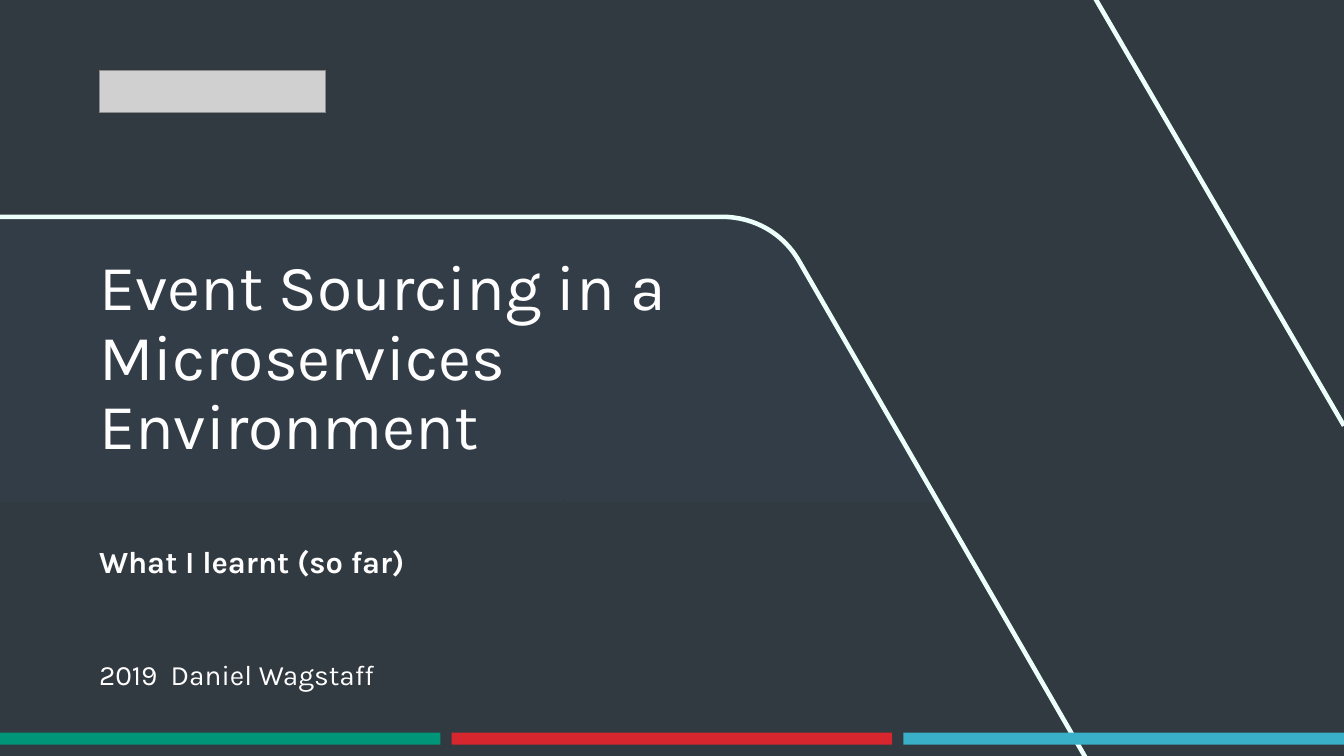
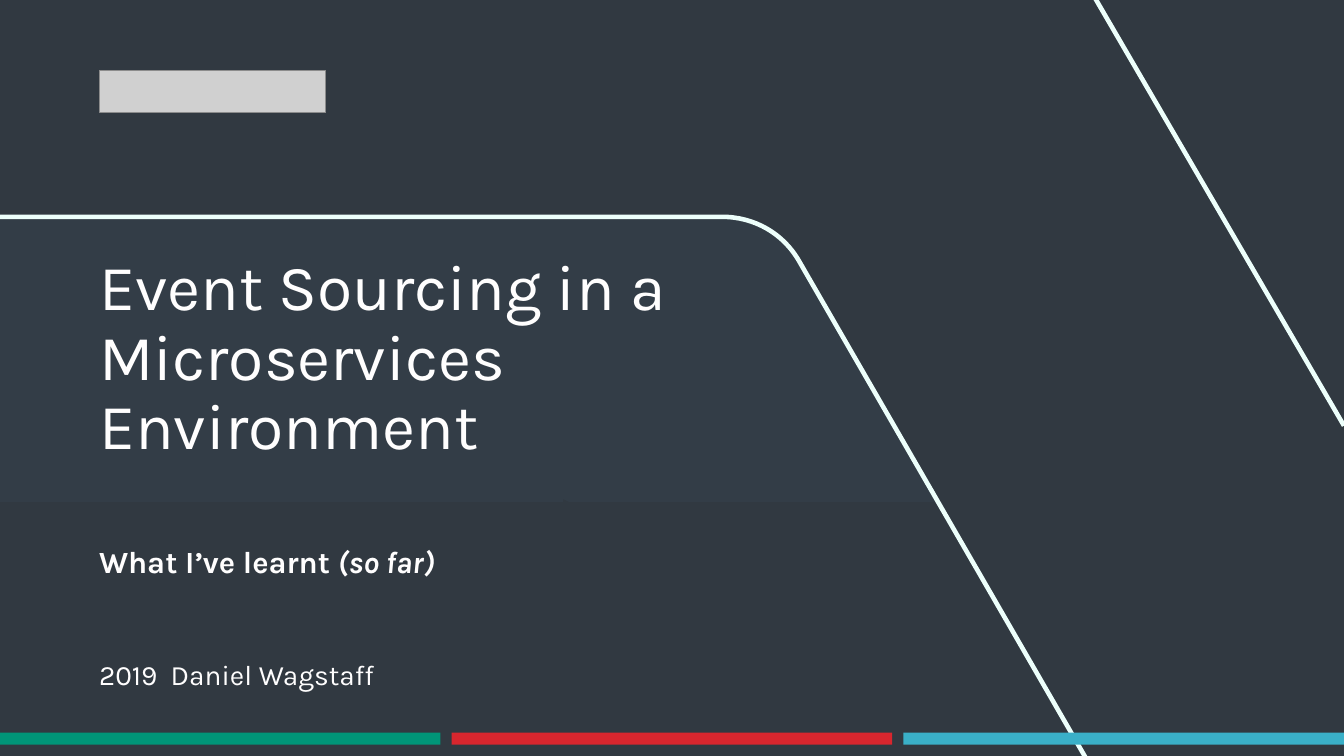
Before and after one commit to danielwagstaff/training, a slide deck: slide 1 of event-sourcing/Event Sourcing in a Microservices Environment.pptx. Drawn at 1344x756 pixels with LibreOffice and Linux fonts; fonts in the diff are those of the drawing; grey boxes stand for pictures; background and template pictures are left out; a plain dark background stands for a picture behind light text. Boxes give left, top, right and bottom in pixels: in the first picture for what was removed or moved away, otherwise in the second. Text is boxed around its words. In the diff, an @@ line names an element or a change of style, - is before the commit and + after.

```diff
--- a/event-sourcing/Event Sourcing in a Microservices Environment.pptx
+++ b/event-sourcing/Event Sourcing in a Microservices Environment.pptx
@@ text at <box>99,550,435,577</box>: text changed @@
-What I learnt (so far)
+What I’ve learnt (so far)
```
Also in this commit, not shown: 35 other slides changed, 13 slides added, 2 slides removed.
